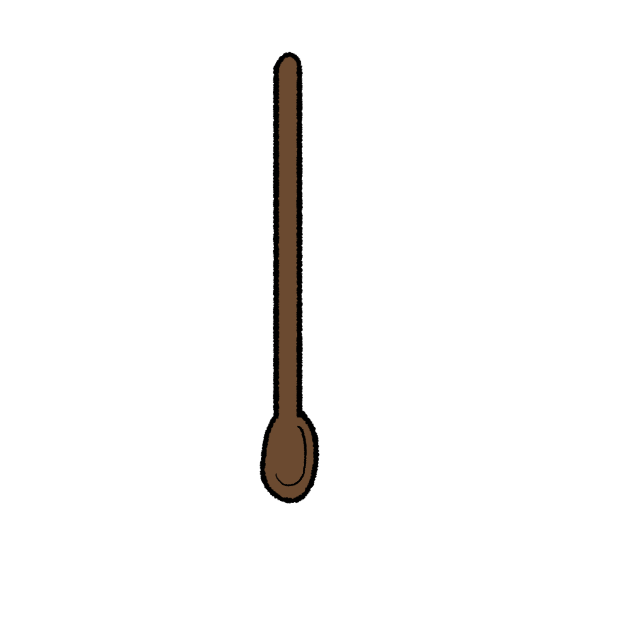
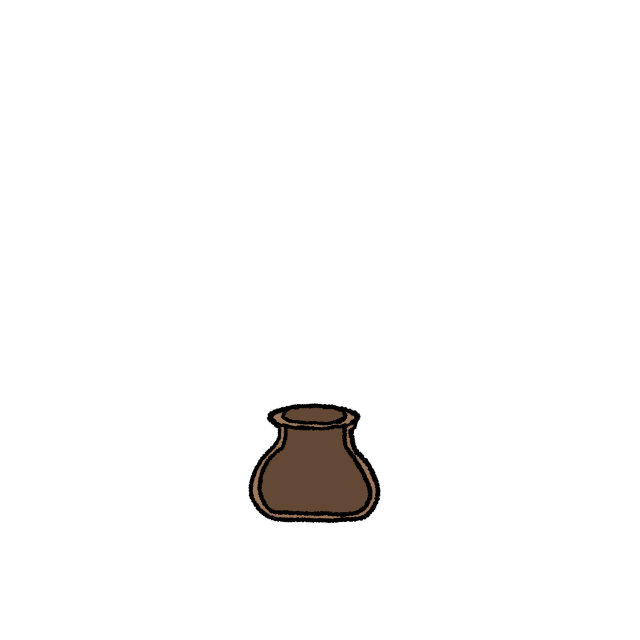
Comparing the layer stacks of the two 640x640 images. Changes:
hid group "Spoon" (2 layers) over (248, 51, 381, 524)
painted on "Paint Layer 6" over (248, 51, 381, 524)
added group "LilPot" with 6 layers above "Pot" over (248, 320, 381, 524)
added layer "back" in group "LilPot" over (256, 384, 381, 512)
added layer "Paint Layer 9" in group "LilPot" over (261, 384, 361, 448)
added layer "Paint Layer 8" in group "LilPot" over (256, 384, 381, 524)
added layer "Paint Layer 7" in group "LilPot" over (248, 384, 381, 524)
added layer "Paint Layer 10" in group "LilPot" over (248, 320, 381, 524)
added layer "Paint Layer 11" in group "LilPot" over (248, 320, 381, 524)
